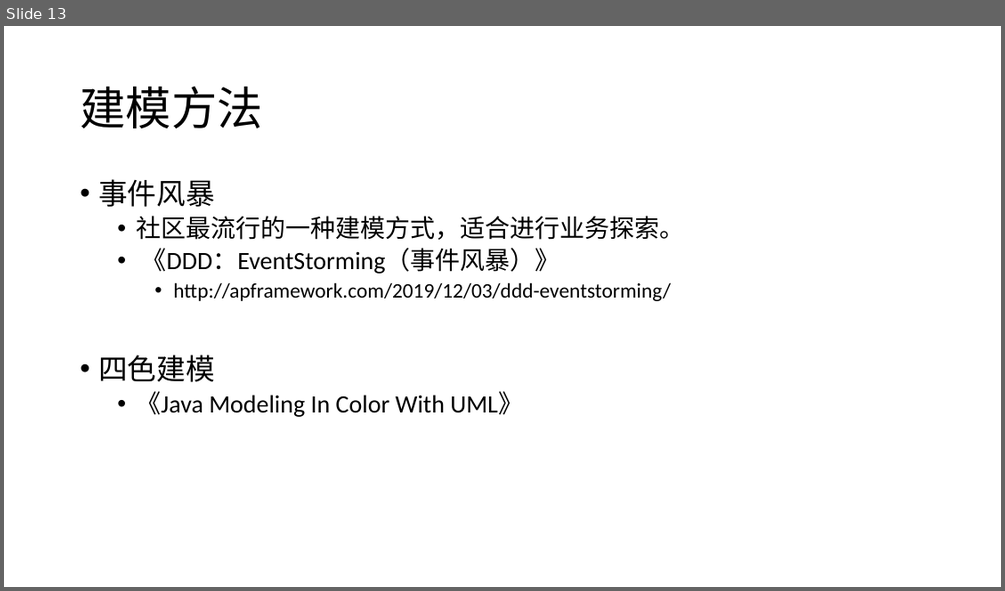
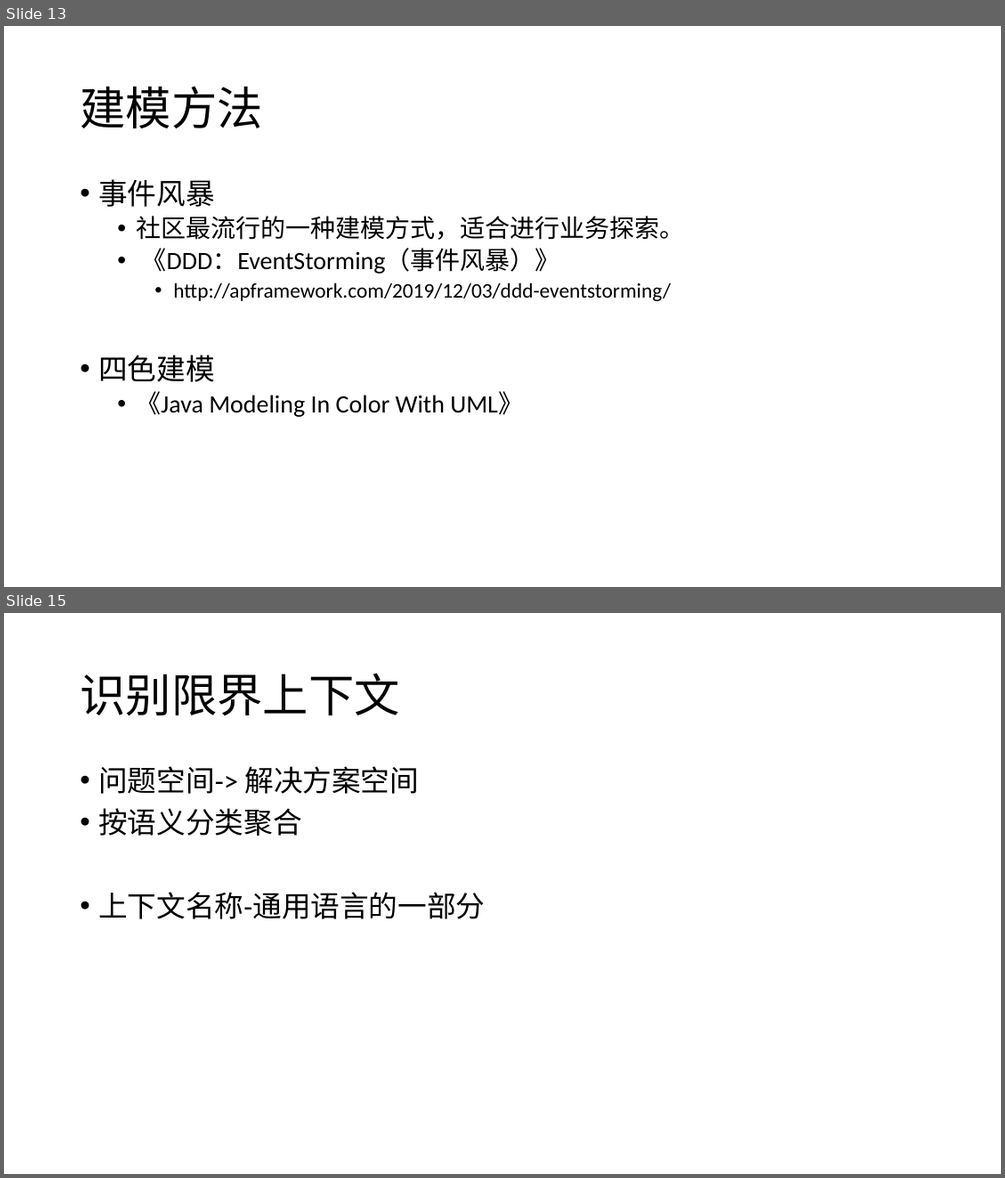
Before and after one commit to DanielFeb/studynotes, a slide deck: ddd/领域驱动设计-驱动.pptx. Shown one above the other, each under a label of ours: slide 13 before the commit, slides 13 and 15 after it; the slides between them are not shown. The pictures are 1005x591 and 1005x1178 pixels, drawn with LibreOffice and Linux fonts; fonts in the diff are those of the drawing. Boxes give left, top, right and bottom in pixels: in the first picture for what was removed or moved away, otherwise in the second. Text is boxed around its words. In the diff, an @@ line names an element or a change of style, - is before the commit and + after.

```diff
--- a/ddd/领域驱动设计-驱动.pptx
+++ b/ddd/领域驱动设计-驱动.pptx
@@ slide 15 added at bbox=[4, 613, 1001, 1174], background #FFFFFF @@
@@ title added at bbox=[80, 673, 400, 716], 44 pt, text #000000 @@
+识别限界上下文
@@ text added at bbox=[98, 766, 485, 919], 28 pt, text #000000 @@
+• 问题空间-> 解决方案空间
+• 按语义分类聚合
+• 上下文名称-通用语言的一部分
```
Also in this commit, not shown: 1 slide changed, 1 other slide added, 1 slide removed, 3 other files.
